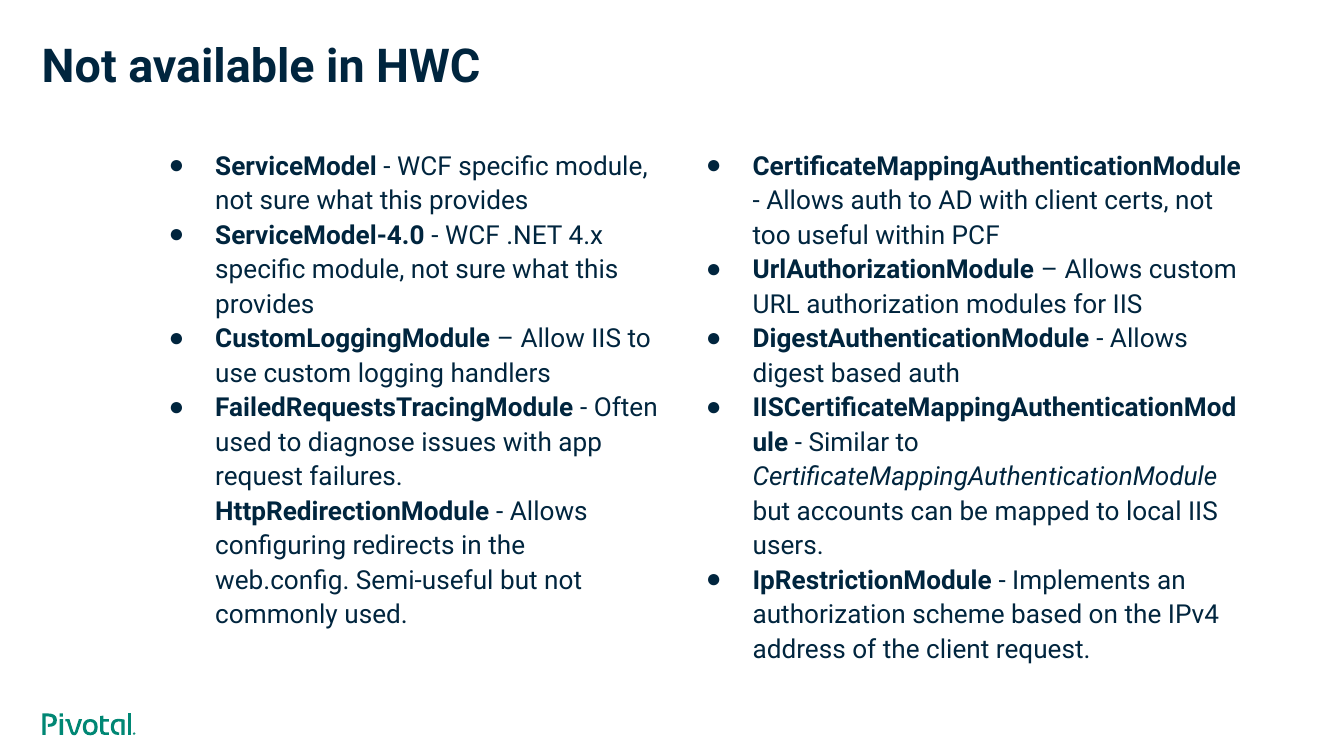
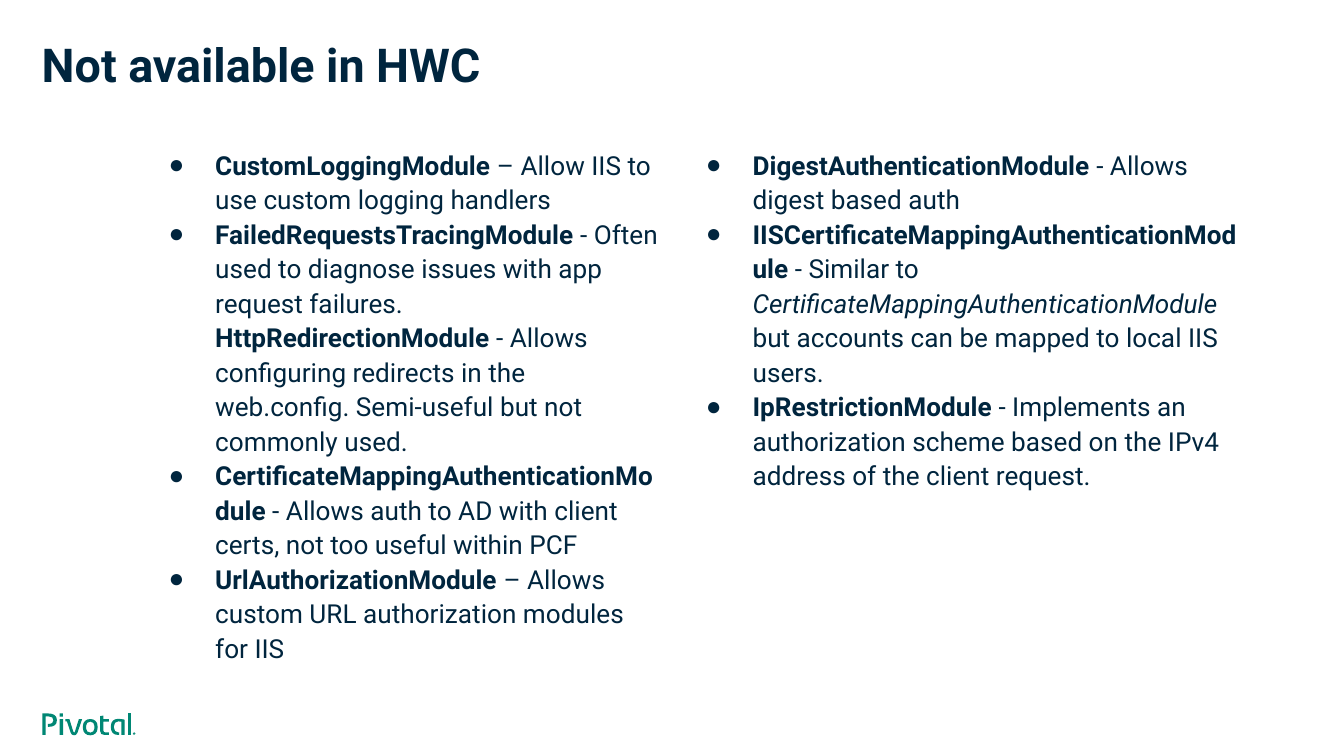
Before and after one commit to tezizzm/AAAWorkshop, a slide deck: slide 18 of Windows Stemcell.pptx. Drawn at 1344x756 pixels with LibreOffice and Linux fonts; fonts in the diff are those of the drawing. Boxes give left, top, right and bottom in pixels: in the first picture for what was removed or moved away, otherwise in the second. Text is boxed around its words. In the diff, an @@ line names an element or a change of style, - is before the commit and + after.

Commit message:
Updates to decks

```diff
--- a/Windows Stemcell.pptx
+++ b/Windows Stemcell.pptx
@@ text at (215, 155, 647, 319): paragraphs removed @@
-● ServiceModel - WCF specific module, not sure what this provides
-● ServiceModel-4.0 - WCF .NET 4.x specific module, not sure what this provides
@@ text at (753, 155, 1241, 314): paragraphs removed @@
-● CertificateMappingAuthenticationModule - Allows auth to AD with client certs, not too useful within PCF
-● UrlAuthorizationModule – Allows custom URL authorization modules for IIS
@@ text at (215, 500, 624, 659): paragraphs added @@
+● CertificateMappingAuthenticationModule - Allows auth to AD with client certs, not too useful within PCF
+● UrlAuthorizationModule – Allows custom URL authorization modules for IIS
```
Also in this commit, not shown: 4 other slides changed, 1 slide added, 1 other file.
